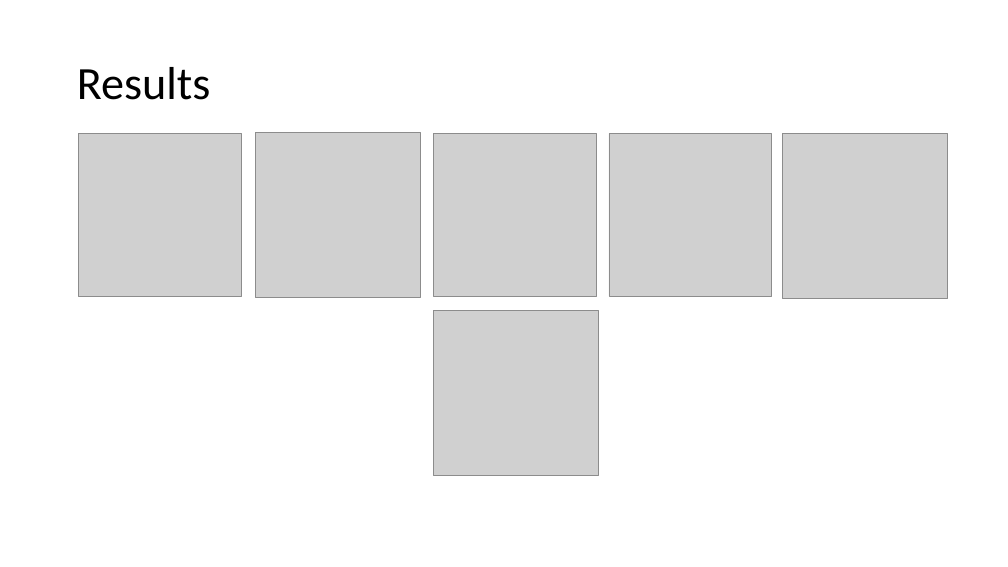
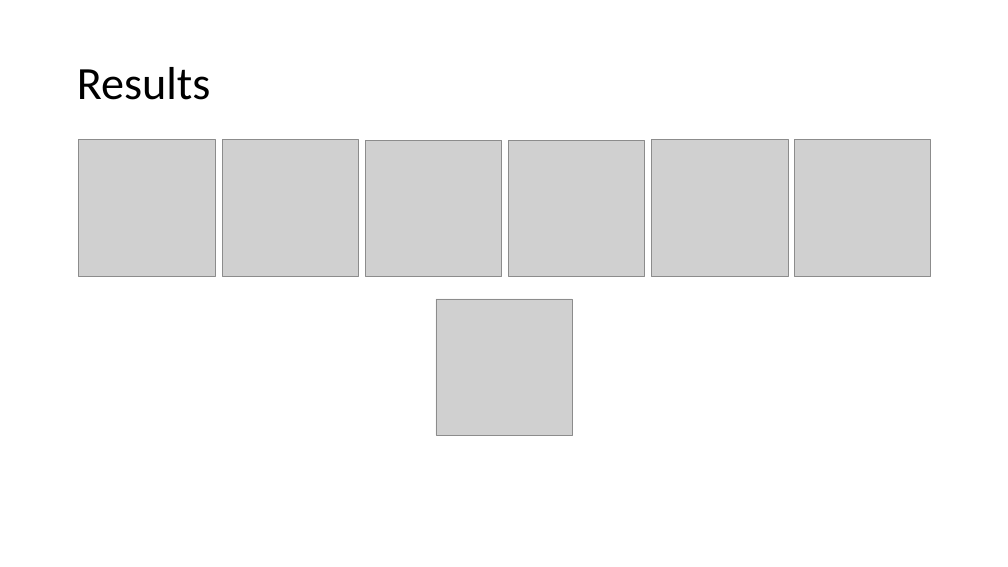
Before and after one commit to arunabh98/EPFL-CryoEM, a slide deck: slide 7 of Project Status 3.pptx. Drawn at 1008x567 pixels with LibreOffice and Linux fonts; fonts in the diff are those of the drawing; grey boxes stand for pictures. Boxes give left, top, right and bottom in pixels: in the first picture for what was removed or moved away, otherwise in the second. Text is boxed around its words. In the diff, an @@ line names an element or a change of style, - is before the commit and + after.

```diff
--- a/Project Status 3.pptx
+++ b/Project Status 3.pptx
@@ picture: place and size @@
-picture at <box>79,134,241,296</box>
+picture at <box>79,140,216,277</box>
@@ picture added at <box>222,140,359,277</box> @@
@@ picture removed at <box>256,132,420,297</box> @@
@@ picture added at <box>366,141,502,277</box> @@
@@ picture removed at <box>433,134,596,296</box> @@
@@ picture added at <box>509,141,645,277</box> @@
@@ picture: place and size @@
-picture at <box>609,134,771,296</box>
+picture at <box>652,140,789,277</box>
@@ picture: place and size @@
-picture at <box>783,134,948,299</box>
+picture at <box>795,140,932,277</box>
@@ picture: place and size @@
-picture at <box>433,311,598,476</box>
+picture at <box>436,299,572,435</box>
```
Also in this commit, not shown: 3 slides added, 1 slide removed.
